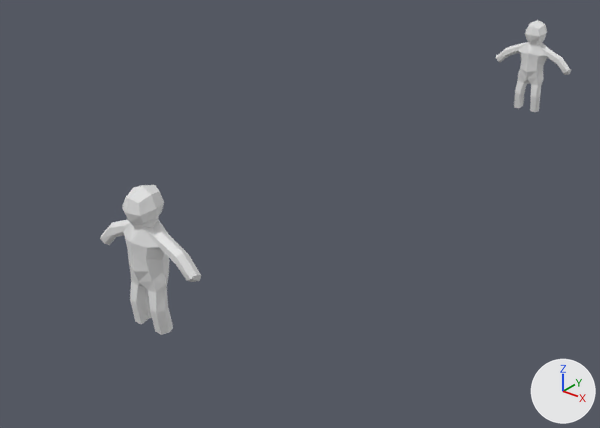
Renders of the Blender file Assets/Blend Files/Mobs.blend from each side of a commit.
One viewpoint serves both versions: a camera (50 mm lens) standing at (0.643, -0.532, 0.541) and looking at (-0.051, 0.335, 0.004). The lights are fixed; the arrows at lower right show +X, +Y and +Z.

Script lines for the objects in view, before the commit:
```python
me_cube = bpy.data.meshes.new('Cube')
me_cube.from_pydata(...)  # 83 vertices, 72 faces; spans x 0.0..0.077, y -0.024..0.024, z 0.002..0.18
me_cube_001 = bpy.data.meshes.new('Cube.001')
me_cube_001.from_pydata(...)  # 83 vertices, 72 faces; spans x 0.0..0.077, y -0.024..0.024, z 0.002..0.18
ob_human = bpy.data.objects.new('Human', me_cube)
ob_human.location = (0.0, 0.0, 0.0)
_m = ob_human.modifiers.new('Mirror', 'MIRROR')
_m.use_clip = True
ob_human_001 = bpy.data.objects.new('Human.001', me_cube_001)
ob_human_001.location = (0.0, 1.0, 0.0)
_m = ob_human_001.modifiers.new('Mirror', 'MIRROR')
_m.use_clip = True
```
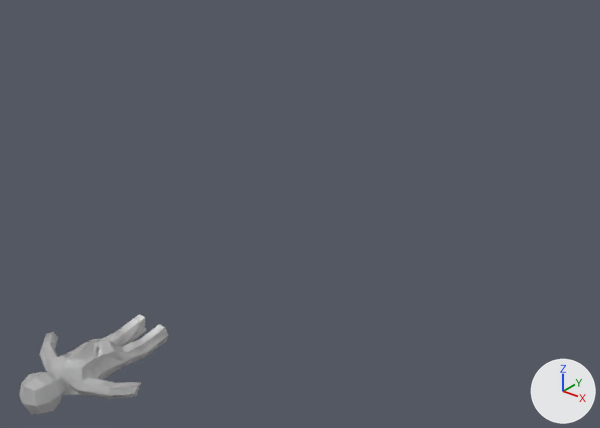
Diff of the bpy script that builds the scene:
```diff
--- a/Assets/Blend Files/Mobs.blend.py
+++ b/Assets/Blend Files/Mobs.blend.py
@@ me_cube_001 @@
 me_cube_001.from_pydata(...)  # 83 vertices, 72 faces; spans x 0.0..0.077, y -0.024..0.024, z 0.002..0.18
 # used by ob_human_001; location = (0.0, 1.0, 0.0)
+# me_cube_001 part 1: the whole mesh is turned 90 degrees about the x axis through the mesh origin
@@ me_cube @@
 me_cube.from_pydata(...)  # 83 vertices, 72 faces; spans x 0.0..0.077, y -0.024..0.024, z 0.002..0.18
 # used by ob_human; location = (0.0, 0.0, 0.0)
+# me_cube part 2: the whole mesh is turned 90 degrees about the x axis through the mesh origin
@@ ob_human_001 @@
 ob_human_001 = bpy.data.objects.new('Human.001', me_cube_001)
-ob_human_001.location = (0.0, 1.0, 0.0)
+ob_human_001.location = (0.0, 0.0, 0.0)
 _m = ob_human_001.modifiers.new('Mirror', 'MIRROR')
```

Pixel boxes [x1, y1, x2, y2] of what changed, in the pictures (600 x 428 px):
'Human', mesh turned
    before: [100, 185, 201, 335]
    after: [19, 314, 168, 414]
'Human.001', mesh turned, moved (not visible afterwards)
    before: [496, 20, 571, 112]
